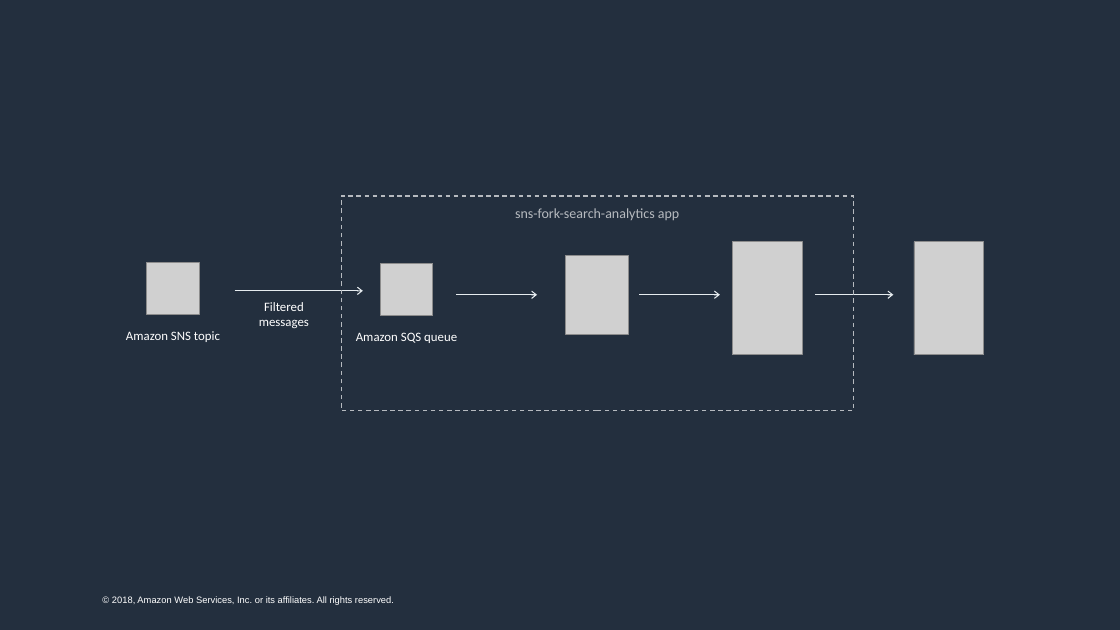
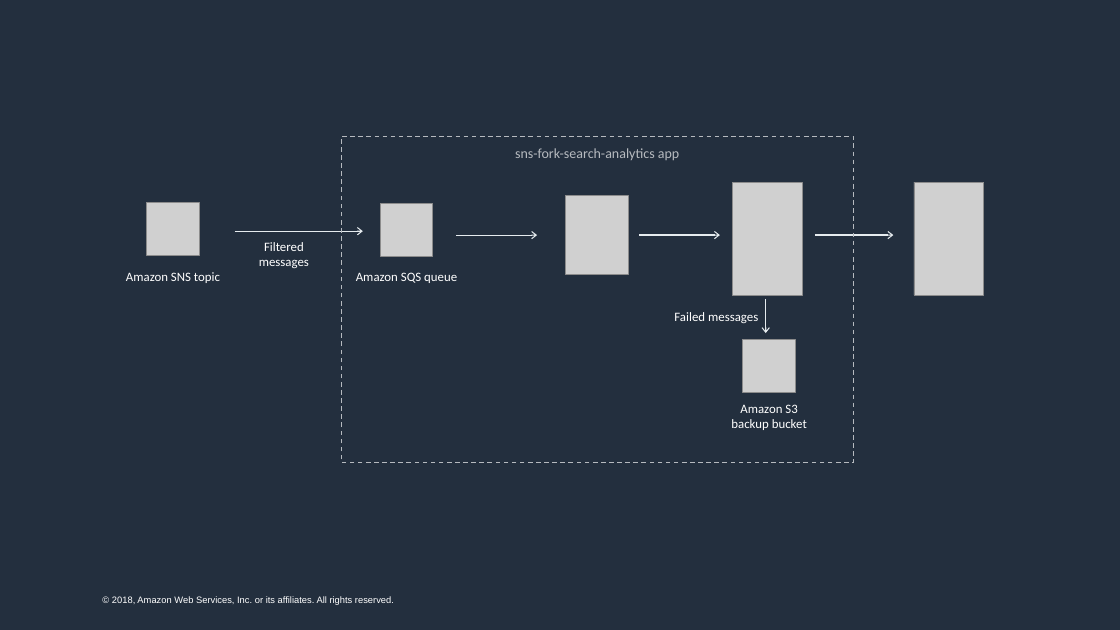
Before and after one commit to amazon-archives/aws-serverless-event-fork-pipelines, a slide deck: slide 1 of search-analytics/images/search-analytics-architecture.pptx. Drawn at 1120x630 pixels with LibreOffice and Linux fonts; fonts in the diff are those of the drawing; grey boxes stand for pictures. Boxes give left, top, right and bottom in pixels: in the first picture for what was removed or moved away, otherwise in the second. Text is boxed around its words. In the diff, an @@ line names an element or a change of style, - is before the commit and + after.

```diff
--- a/search-analytics/images/search-analytics-architecture.pptx
+++ b/search-analytics/images/search-analytics-architecture.pptx
@@ rectangle "sns-fork-search-analytics app": place and size @@
-rectangle "sns-fork-search-analytics app" at (341,196,854,411)
+rectangle "sns-fork-search-analytics app" at (341,136,854,462)
@@ 5 pictures, 4 arrows, 3 texts: place and size @@
-5 pictures, 4 arrows, 3 texts at (126,242,984,355)
+5 pictures, 4 arrows, 3 texts at (126,182,984,296)
@@ arrow added from (766, 299) to (766, 334), #E6ECEF 1 pt @@
@@ text added at (674,312,758,323), 11 pt, text #FFFFFF @@
+Failed messages
@@ picture added at (743,340,795,392) @@
@@ text added at (731,404,807,430), 11 pt, text #FFFFFF @@
+Amazon S3 backup bucket
```
Also in this commit, not shown: 7 other files.
